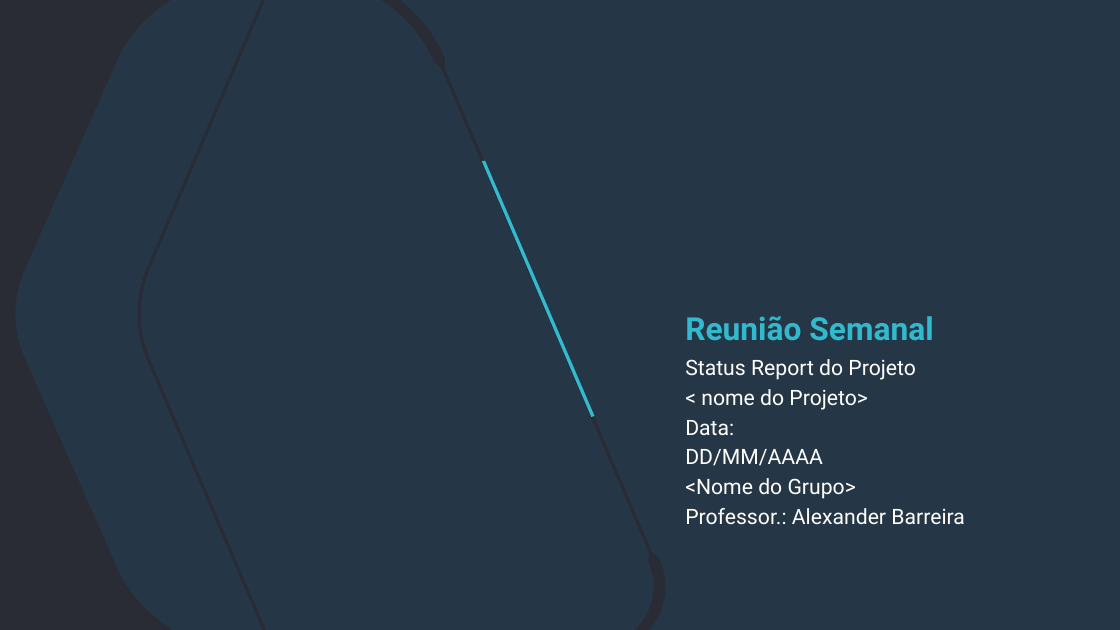
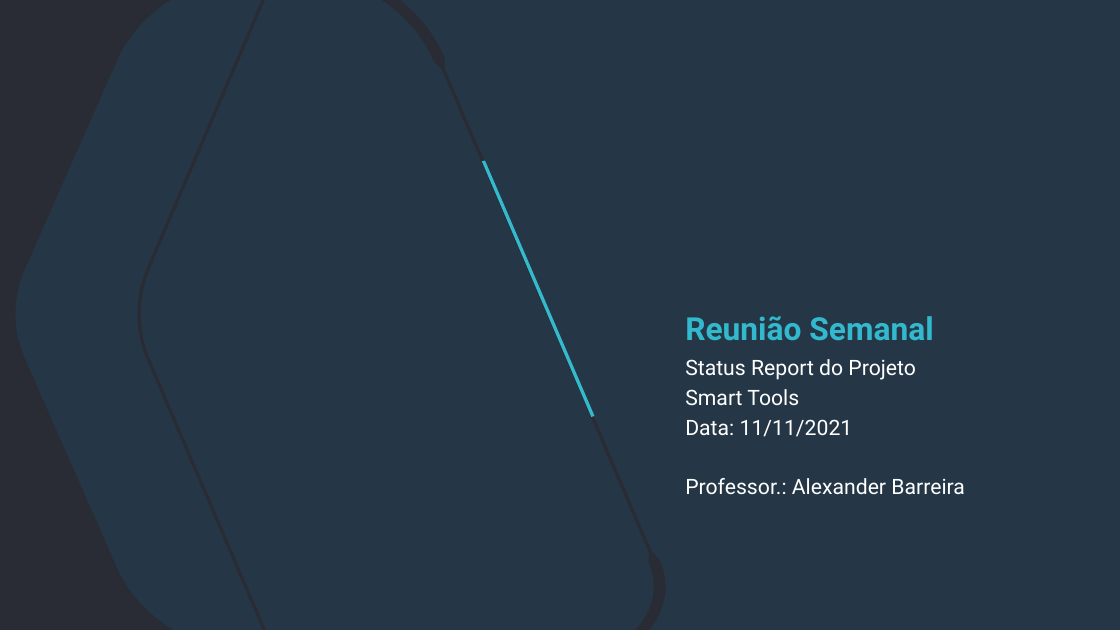
Before and after one commit to Lucassouza849/grupoPi3Semestre, a slide deck: slide 2 of Documentação/Status Report/Status Report - Grupo 6.pptx. Drawn at 1120x630 pixels with LibreOffice and Linux fonts; fonts in the diff are those of the drawing; background and template pictures are left out. Boxes give left, top, right and bottom in pixels: in the first picture for what was removed or moved away, otherwise in the second. Text is boxed around its words. In the diff, an @@ line names an element or a change of style, - is before the commit and + after.

```diff
--- a/Documentação/Status Report/Status Report - Grupo 6.pptx
+++ b/Documentação/Status Report/Status Report - Grupo 6.pptx
@@ text at (x1=685, y1=389, x2=853, y2=437): text changed @@
-< nome do Projeto>
-Data:
-DD/MM/AAAA
-<Nome do Grupo>
+Smart Tools
+Data: 11/11/2021
```
Also in this commit, not shown: 2 other slides changed, 5 slides removed, 5 other files.
